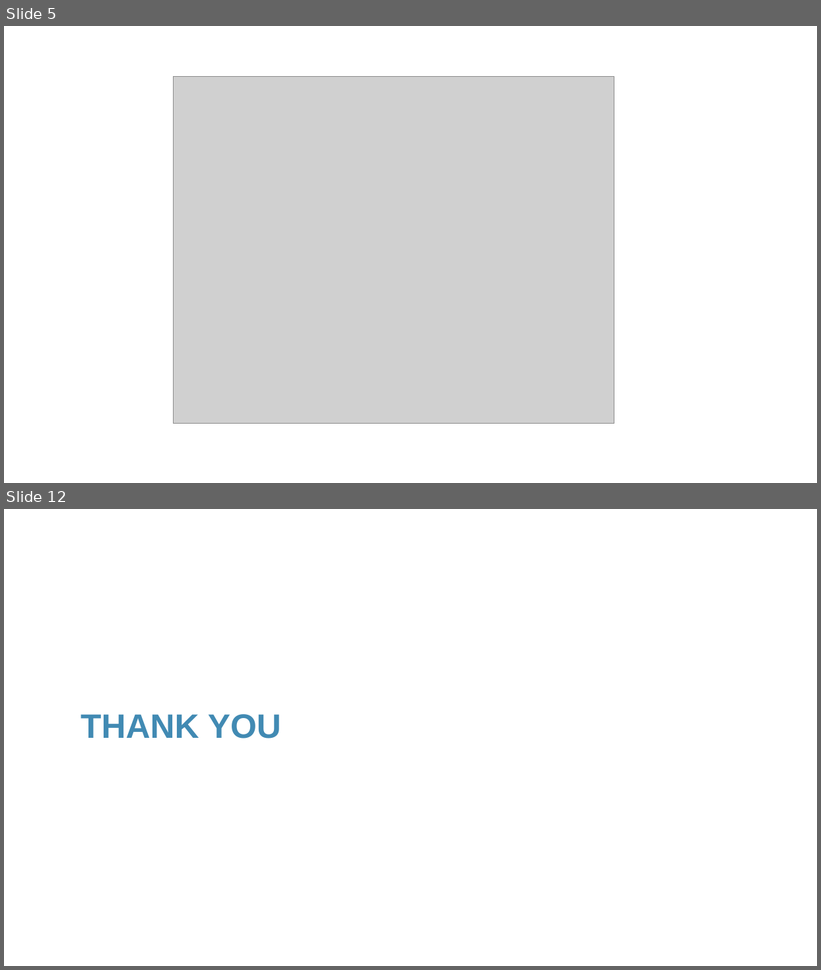
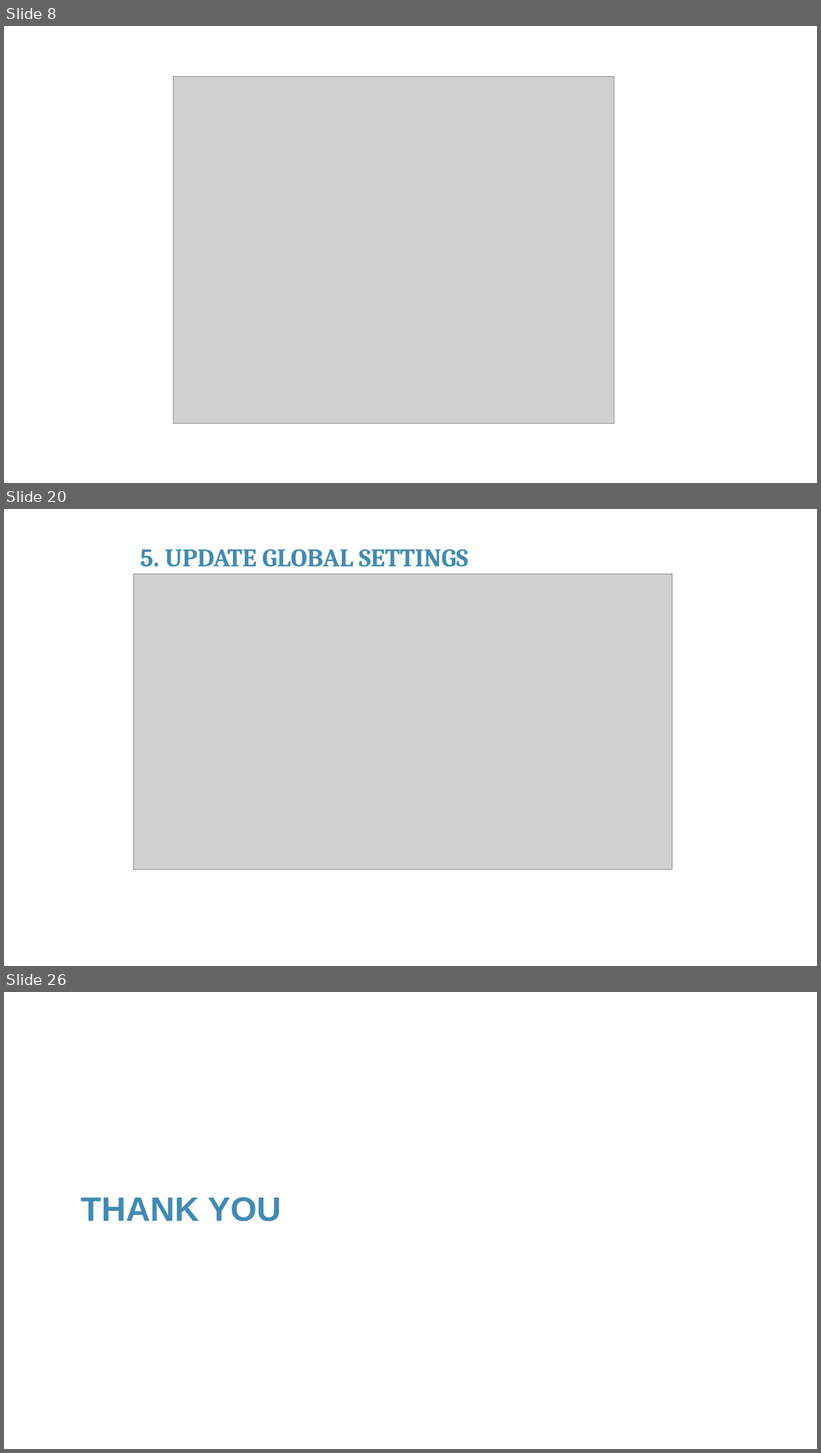
Before and after one commit to franckalbinet/iot-nbtc-itu, a slide deck: presentations/session-3-building-iot-products-programming-aspects.pptx. Shown one above the other, each under a label of ours: slides 5 and 12 before the commit, slides 8, 20 and 26 after it; the slides between them are not shown. The pictures are 821x970 and 821x1453 pixels, drawn with LibreOffice and Linux fonts; fonts in the diff are those of the drawing; grey boxes stand for pictures; background and template pictures are left out. Boxes give left, top, right and bottom in pixels: in the first picture for what was removed or moved away, otherwise in the second. Text is boxed around its words. In the diff, an @@ line names an element or a change of style, - is before the commit and + after.

```diff
--- a/presentations/session-3-building-iot-products-programming-aspects.pptx
+++ b/presentations/session-3-building-iot-products-programming-aspects.pptx
@@ slide 20 added at (x1=4, y1=509, x2=817, y2=966), background #FFFFFF @@
@@ text added at (x1=140, y1=549, x2=469, y2=567), 30 pt, text #418AB3, bold @@
+5. UPDATE GLOBAL SETTINGS
@@ picture added at (x1=134, y1=574, x2=673, y2=869) @@
@@ what was slide 5 is now slide 8 @@
@@ what was slide 12 is now slide 26 @@
```
Also in this commit, not shown: 3 slides changed, 18 other slides added, 5 slides removed.
